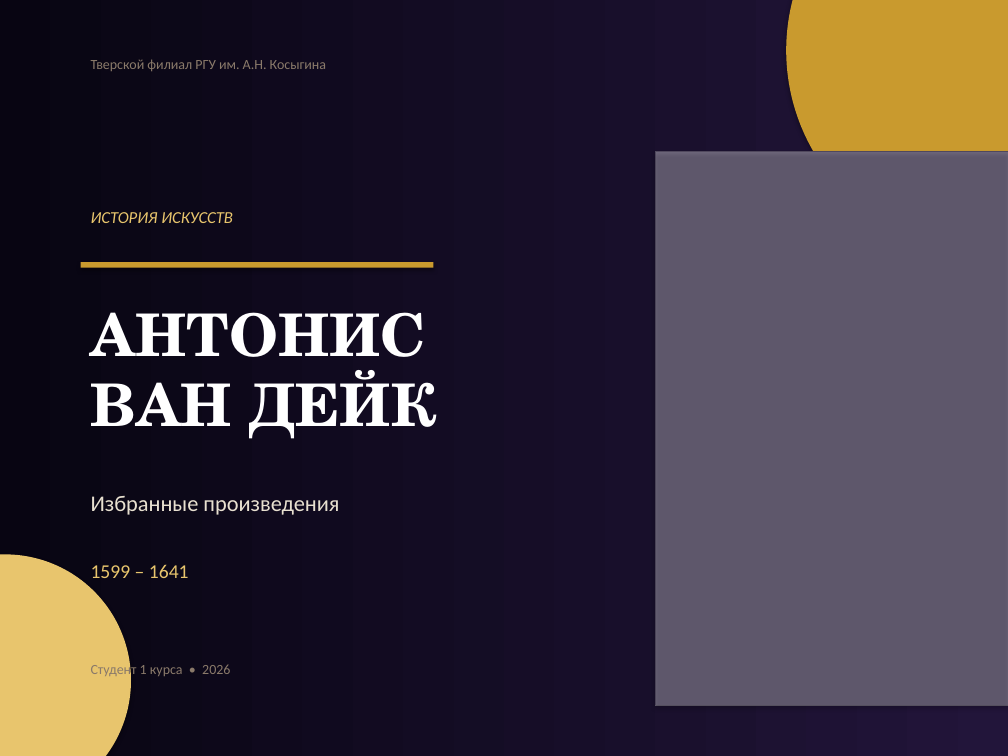
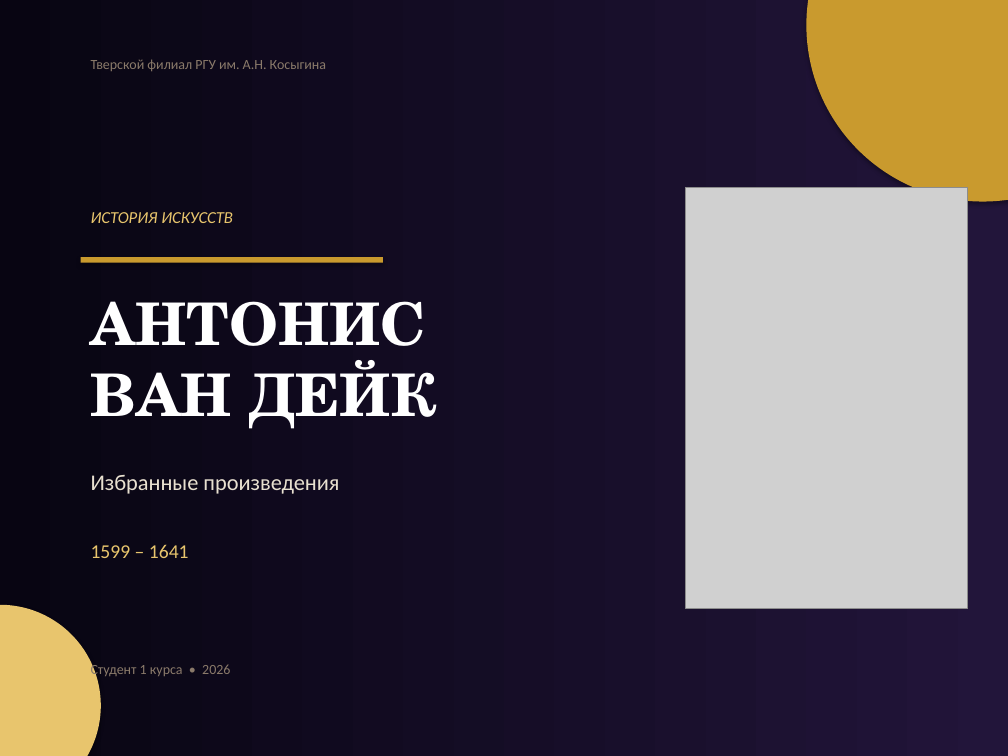
Before and after one commit to nanashi-git/git-demo, a slide deck: slide 1 of Van_Dyck_Presentation.pptx. Drawn at 1008x756 pixels with LibreOffice and Linux fonts; fonts in the diff are those of the drawing; grey boxes stand for pictures. Boxes give left, top, right and bottom in pixels: in the first picture for what was removed or moved away, otherwise in the second. Text is boxed around its words. In the diff, an @@ line names an element or a change of style, - is before the commit and + after.

```diff
--- a/Van_Dyck_Presentation.pptx
+++ b/Van_Dyck_Presentation.pptx
@@ ellipse resized from (x1=786, y1=0, x2=1008, y2=252) to (x1=806, y1=0, x2=1008, y2=202) @@
@@ rectangle removed at (x1=655, y1=151, x2=1008, y2=706) @@
@@ picture resized from (x1=655, y1=151, x2=1008, y2=706) to (x1=685, y1=187, x2=968, y2=608) @@
@@ rectangle resized from (x1=81, y1=262, x2=433, y2=268) to (x1=81, y1=257, x2=383, y2=263) @@
@@ text "АНТОНИС ВАН ДЕЙК" moved from (x1=91, y1=312, x2=436, y2=439) to (x1=91, y1=301, x2=436, y2=429) @@
@@ text "Избранные произведения" moved from (x1=91, y1=496, x2=339, y2=515) to (x1=91, y1=475, x2=339, y2=494) @@
@@ text "1599 – 1641" moved from (x1=91, y1=564, x2=189, y2=578) to (x1=91, y1=544, x2=189, y2=558) @@
@@ ellipse resized from (x1=0, y1=554, x2=131, y2=756) to (x1=0, y1=605, x2=101, y2=756) @@
```
Also in this commit, not shown: 10 other slides changed, 1 other file.
